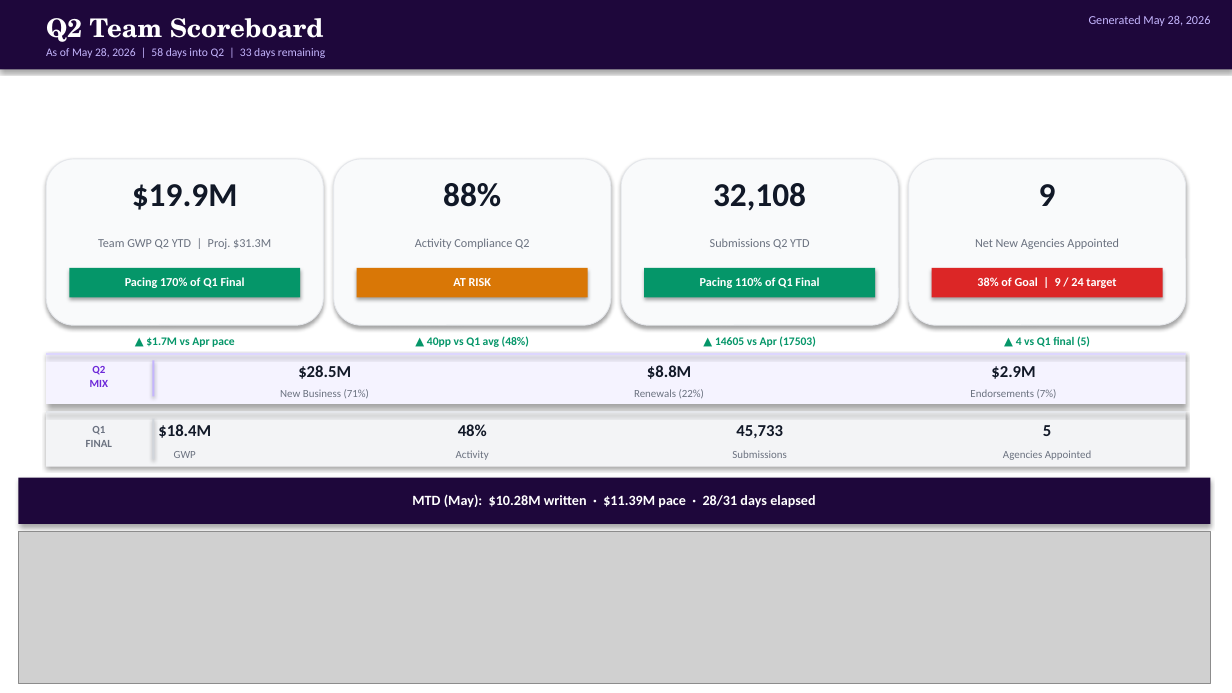
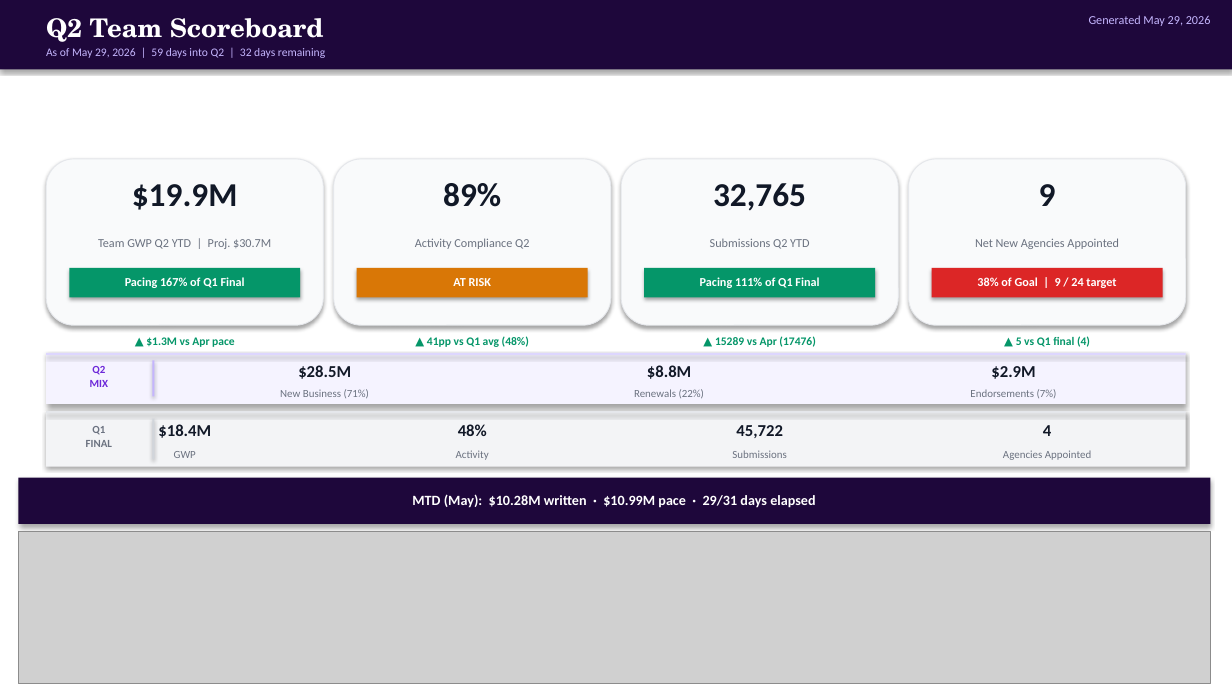
Before and after one commit to georgesoteropoulos-lgtm/cw-sales-playbook, a slide deck: slide 1 of generated/Sales Dashboards/BD Rep Scoreboard.pptx. Drawn at 1232x693 pixels with LibreOffice and Linux fonts; fonts in the diff are those of the drawing; grey boxes stand for pictures. Boxes give left, top, right and bottom in pixels: in the first picture for what was removed or moved away, otherwise in the second. Text is boxed around its words. In the diff, an @@ line names an element or a change of style, - is before the commit and + after.

```diff
--- a/generated/Sales Dashboards/BD Rep Scoreboard.pptx
+++ b/generated/Sales Dashboards/BD Rep Scoreboard.pptx
@@ text at [1089,15,1211,26]: text changed @@
-Generated May 28, 2026
+Generated May 29, 2026
@@ text at [46,48,325,58]: text changed @@
-As of May 28, 2026 | 58 days into Q2 | 33 days remaining
+As of May 29, 2026 | 59 days into Q2 | 32 days remaining
@@ text at [443,183,501,207]: text changed @@
-88%
+89%
@@ text at [713,183,806,211]: text changed @@
-32,108
+32,765
@@ text at [98,239,271,249]: text changed @@
-Team GWP Q2 YTD | Proj. $31.3M
+Team GWP Q2 YTD | Proj. $30.7M
@@ text at [125,277,245,288]: text changed @@
-Pacing 170% of Q1 Final
+Pacing 167% of Q1 Final
@@ text at [700,277,819,288]: text changed @@
-Pacing 110% of Q1 Final
+Pacing 111% of Q1 Final
@@ text at [146,337,235,347]: text changed @@
-▲ $1.7M vs Apr pace
+▲ $1.3M vs Apr pace
@@ text at [427,336,529,347]: text changed @@
-▲ 40pp vs Q1 avg (48%)
+▲ 41pp vs Q1 avg (48%)
@@ text at [715,336,815,347]: text changed @@
-▲ 14605 vs Apr (17503)
+▲ 15289 vs Apr (17476)
@@ text at [1016,336,1090,347]: text changed @@
-▲ 4 vs Q1 final (5)
+▲ 5 vs Q1 final (4)
@@ text at [736,425,782,438]: text changed @@
-45,733
+45,722
@@ text at [1043,425,1051,436]: text changed @@
-5
+4
@@ text at [412,494,815,508]: text changed @@
-MTD (May): $10.28M written · $11.39M pace · 28/31 days elapsed
+MTD (May): $10.28M written · $10.99M pace · 29/31 days elapsed
```
Also in this commit, not shown: 10 other slides changed, 13 other files.
